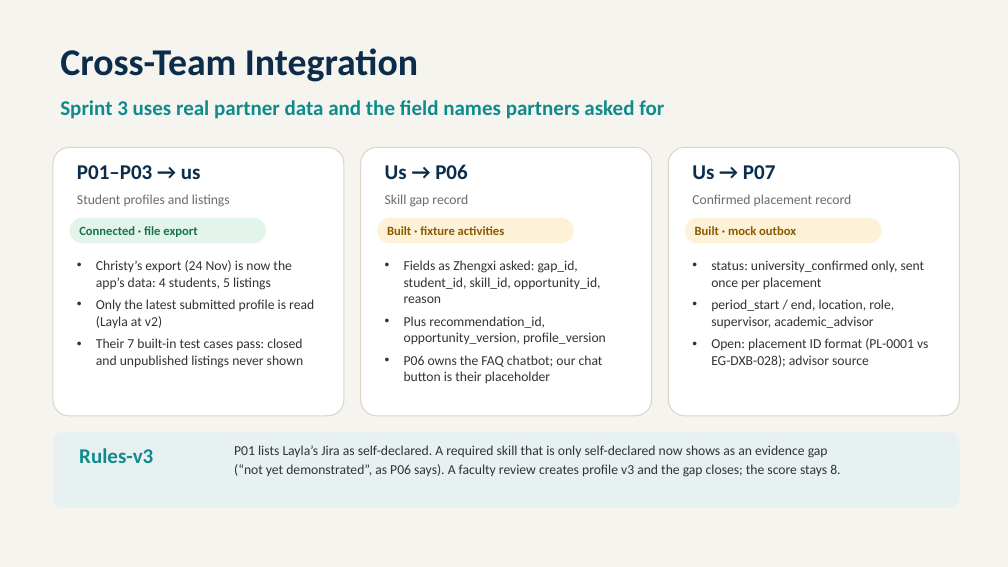
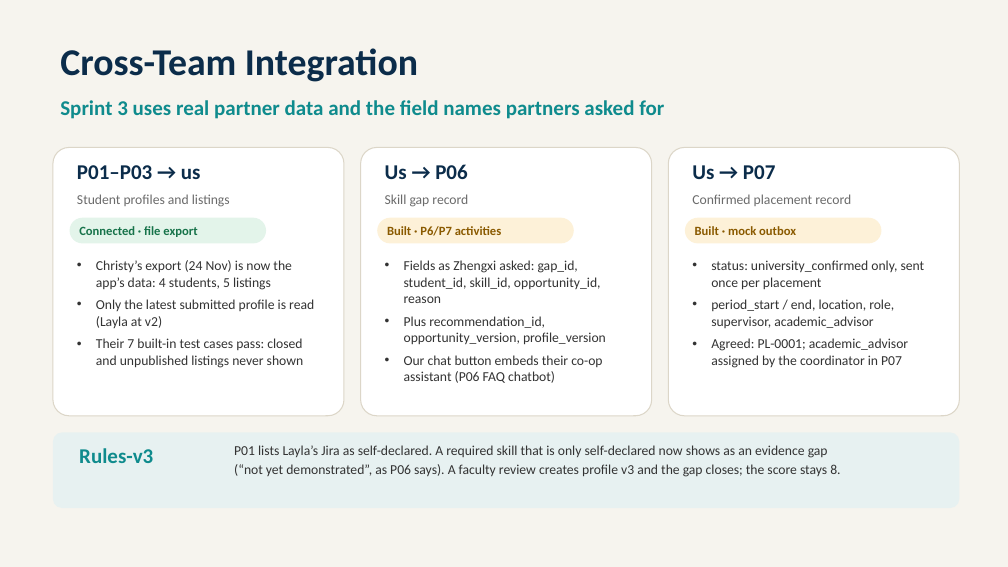
Before and after one commit to faizr206/InternshipPlatformSection2, a slide deck: slide 7 of artifacts/Sprint 3 - S2 Team 3.pptx. Drawn at 1008x567 pixels with LibreOffice and Linux fonts; fonts in the diff are those of the drawing. Boxes give left, top, right and bottom in pixels: in the first picture for what was removed or moved away, otherwise in the second. Text is boxed around its words. In the diff, an @@ line names an element or a change of style, - is before the commit and + after.

```diff
--- a/artifacts/Sprint 3 - S2 Team 3.pptx
+++ b/artifacts/Sprint 3 - S2 Team 3.pptx
@@ text in rounded rectangle at bbox=[387, 226, 502, 236]: text changed @@
-Built · fixture activities
+Built · P6/P7 activities
@@ text at bbox=[404, 355, 602, 383]: text changed @@
-• P06 owns the FAQ chatbot; our chat button is their placeholder
+• Our chat button embeds their co-op assistant (P06 FAQ chatbot)
@@ text at bbox=[711, 338, 908, 368]: text changed @@
-• Open: placement ID format (PL-0001 vs EG-DXB-028); advisor source
+• Agreed: PL-0001; academic_advisor assigned by the coordinator in P07
```
Also in this commit, not shown: 2 other slides changed, 12 other files.
